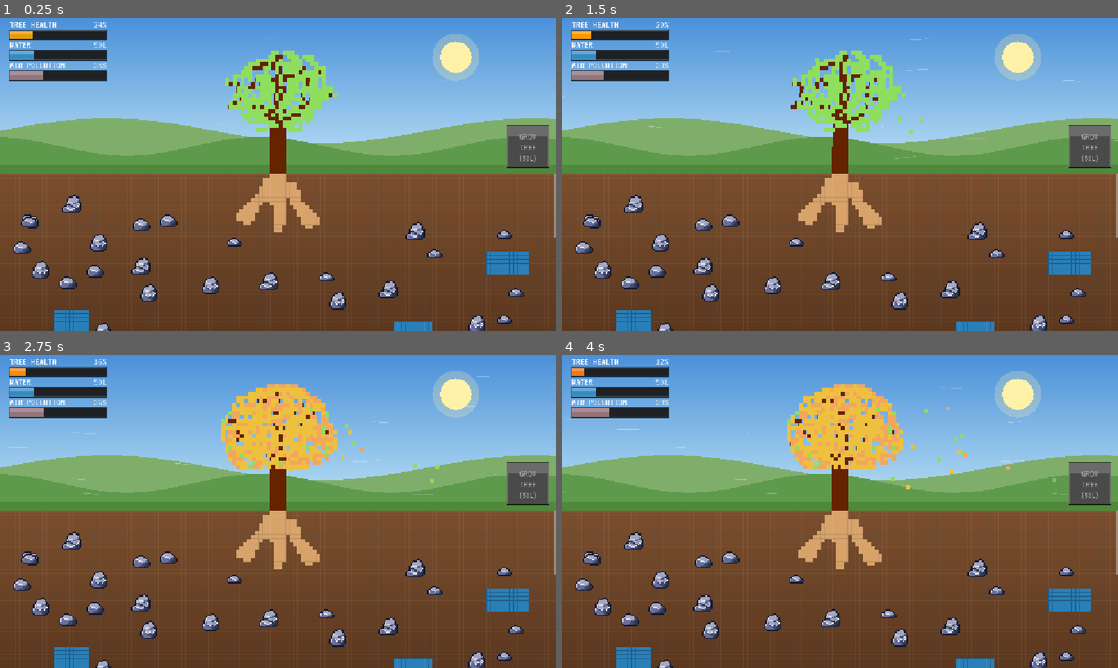
Above: before the commit, frames 1-4 (two rows, left to right).
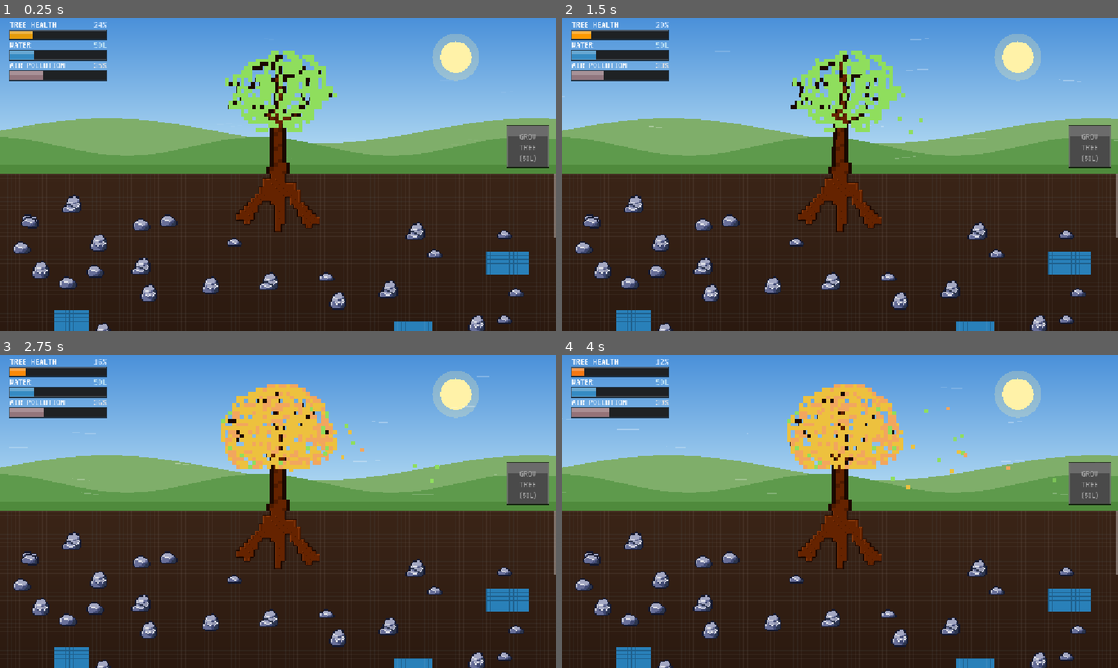
Above: after the commit, the same moments.

Repository: Jeeareen/ExtendoRoot
Game: Godot game, scene res://scenes/main.tscn
The game is run twice, just before and just after one commit, with the same random seed, the same clock (stepped at 60 frames per second) and the same inputs.
Inputs (mouse positions are in pixels of both pictures, inside the frame that each line leads up to):
- Up to frame 1 (0.25 s): no input
- Up to frame 2 (1.5 s): tap Enter at 0.5 s; move the mouse to (962, 158) at 0.52 s; tap R at 0.6 s; click (962, 158) at 0.67 s; drag from (728, 190) to (812, 237) at 1.27 s
- Up to frame 3 (2.75 s): move the mouse to (333, 442) at 2.02 s; tap R at 2.1 s; click (333, 442) at 2.17 s
- Up to frame 4 (4 s): drag from (812, 574) to (673, 464) at 2.77 s; move the mouse to (1006, 558) at 3.52 s; tap R at 3.6 s; click (1006, 558) at 3.67 s

The runs differ from the first frame. In frame 1, 47% of the frame differs, in the area x 0-100%, y 11-100%; in frame 2, 47%; in frame 3, 47%; in frame 4, 47%.

Commit message:
Organik piksel kokler, govde uyumu ve kesintisiz su akis efekti

Diff:
--- a/project.godot
+++ b/project.godot
@@ -17,9 +17,9 @@
 
 [display]
 
-window/mode="fullscreen"
 window/stretch/mode="canvas_items"
 window/stretch/aspect="expand"
+window/mode="fullscreen"
 
 [gui]
 
--- a/scripts/main.gd
+++ b/scripts/main.gd
@@ -15,16 +15,25 @@
 const HILL_FAR := Color("7fae6a")
 const HILL_NEAR := Color("5e9a4c")
 const GRASS := Color("4f8a3c")
-const SOIL_TOP := Color("7a4e2d")
-const SOIL_BOTTOM := Color("2c1508")
-const TRUNK := Color("6b4423")
+const SOIL_TOP := Color("3a2417")
+const SOIL_BOTTOM := Color("130904")
+const TRUNK := Color("652300")
 const LEAVES_DARK := Color("2f6b2a")
 const LEAVES := Color("3f8a36")
 const LEAVES_LIGHT := Color("58a84a")
 
 const WATER_COLOR := Color("2980b9")
 const WATER_EDGE := Color("1f5f8b")
-const ROOT_COLOR := Color("d8a36a")
+const ROOT_COLOR := Color("652300")
+
+# Retro Pixel-Art Bitmask Root Palette (Ağaç Gövdesi #652300 İle Birebir Uyumlu)
+const ROOT_BARK_DARK := Color("1b0800")
+const ROOT_BARK_SHADOW := Color("381300")
+const ROOT_WOOD_CORE := Color("652300")
+const ROOT_WOOD_GRAIN := Color("4e1a00")
+const ROOT_WOOD_LIGHT := Color("853609")
+const ROOT_TIP_COLOR := Color("aa4d18")
+const ROOT_WATER_FLOW := Color("54d6ff")
 
 const TILE_SIZE := 8.0
 const TOTAL_SOIL_ROWS := 100
@@ -120,6 +129,8 @@
 var _is_grow_btn_hovered: bool = false
 var _is_connected_to_water: bool = false
 var _active_water_intake_rate: float = 0.0
+var _water_pulse_time: float = 0.0
+var _water_flow_cells: Dictionary = {} # Vector2i -> int (distance from water contact)
 
 # Wind & Leaf oscillation configuration
 const WIND_SWAY_FREQ := 5.5
@@ -216,6 +227,12 @@
 
 	_is_connected_to_water = connected_now
 	_active_water_intake_rate = intake_this_frame
+	if _is_connected_to_water:
+		_water_pulse_time += delta
+		_update_water_flow_path()
+		needs_redraw = true
+	else:
+		_water_flow_cells.clear()
 
 	# Tree health decreases continuously over time (even when drawing water), and only increases via GROW TREE
 	var old_hp := _tree_health
@@ -1246,16 +1263,18 @@
 			var tile_rect := Rect2(Vector2(x, y), Vector2(TILE_SIZE, TILE_SIZE))
 
 			var is_root: bool = _initial_root_tiles.has(cell) or _root_tiles.has(cell)
-
-			# 1. Base tile rendering: Soil or Root
-			var base_tile_color := ROOT_COLOR if is_root else base_row_color
-			draw_rect(tile_rect, base_tile_color)
-
-			# 2. Bevel lines for soil/root
-			draw_line(Vector2(x, y), Vector2(x + TILE_SIZE, y), highlight_edge_color, 1.0)
-			draw_line(Vector2(x, y), Vector2(x, y + TILE_SIZE), highlight_edge_color, 1.0)
-			draw_line(Vector2(x, y + TILE_SIZE), Vector2(x + TILE_SIZE, y + TILE_SIZE), grid_edge_color, 1.0)
-			draw_line(Vector2(x + TILE_SIZE, y), Vector2(x + TILE_SIZE, y + TILE_SIZE), grid_edge_color, 1.0)
+			if is_root:
+				# Render retro pixel-art connective bitmask root tile
+				_draw_pixel_art_root(cell, Vector2(x, y), base_row_color)
+			else:
+				# 1. Base soil tile rendering
+				draw_rect(tile_rect, base_row_color)
+
+				# 2. Bevel lines for soil grid (only on soil, never cutting through roots)
+				draw_line(Vector2(x, y), Vector2(x + TILE_SIZE, y), highlight_edge_color, 1.0)
+				draw_line(Vector2(x, y), Vector2(x, y + TILE_SIZE), highlight_edge_color, 1.0)
+				draw_line(Vector2(x, y + TILE_SIZE), Vector2(x + TILE_SIZE, y + TILE_SIZE), grid_edge_color, 1.0)
+				draw_line(Vector2(x + TILE_SIZE, y), Vector2(x + TILE_SIZE, y + TILE_SIZE), grid_edge_color, 1.0)
 
 			# 3. Water overlay with top-to-bottom pixel fade/shrink
 			if _water_bank_lookup.has(cell):
@@ -1323,3 +1342,203 @@
 		var thumb_h := maxf(24.0, scroll_track_h * (visible_soil_height / (TOTAL_SOIL_ROWS * TILE_SIZE)))
 		var thumb_y := mid + (_soil_scroll_y / max_s) * (scroll_track_h - thumb_h)
 		draw_rect(Rect2(size.x - 5.0, thumb_y, 4.0, thumb_h), Color(1, 1, 1, 0.35))
+
+
+func _is_root_cell(c: Vector2i) -> bool:
+	if c.y < 0:
+		# Row 0 top connects seamlessly to the tree trunk base
+		var size := get_viewport_rect().size
+		var cols := int(ceil(size.x / TILE_SIZE))
+		var center_col := int(cols * 0.5)
+		return c.x >= center_col - 2 and c.x <= center_col + 1
+	return _initial_root_tiles.has(c) or _root_tiles.has(c)
+
+
+func _draw_pixel_art_root(cell: Vector2i, pos: Vector2, soil_col: Color) -> void:
+	var u: bool = _is_root_cell(cell + Vector2i(0, -1))
+	var d: bool = _is_root_cell(cell + Vector2i(0, 1))
+	var l: bool = _is_root_cell(cell + Vector2i(-1, 0))
+	var r: bool = _is_root_cell(cell + Vector2i(1, 0))
+
+	var ul: bool = _is_root_cell(cell + Vector2i(-1, -1))
+	var ur: bool = _is_root_cell(cell + Vector2i(1, -1))
+	var dl: bool = _is_root_cell(cell + Vector2i(-1, 1))
+	var dr: bool = _is_root_cell(cell + Vector2i(1, 1))
+
+	var px: float = pos.x
+	var py: float = pos.y
+
+	# 1. Base wood core fill (8x8)
+	draw_rect(Rect2(px, py, TILE_SIZE, TILE_SIZE), ROOT_WOOD_CORE)
+
+	# 2. Natural wood grain fiber & subtle light texture
+	if (u or d) and not (l and r):
+		# Vertical flow dominant: highlight on left, darker fiber on right
+		draw_rect(Rect2(px + 2.0, py, 1.0, 8.0), ROOT_WOOD_LIGHT)
+		draw_rect(Rect2(px + 5.0, py, 1.0, 8.0), ROOT_WOOD_GRAIN)
+	elif (l or r) and not (u and d):
+		# Horizontal flow dominant: highlight on top, darker fiber on bottom
+		draw_rect(Rect2(px, py + 2.0, 8.0, 1.0), ROOT_WOOD_LIGHT)
+		draw_rect(Rect2(px, py + 5.0, 8.0, 1.0), ROOT_WOOD_GRAIN)
+	else:
+		# Cross / center junction: gentle organic knot pattern
+		var knot_hash := posmod(cell.x * 37 + cell.y * 19, 7)
+		if knot_hash == 0 or knot_hash == 3:
+			draw_rect(Rect2(px + 3.0, py + 3.0, 2.0, 2.0), ROOT_WOOD_GRAIN)
+			draw_rect(Rect2(px + 2.0, py + 2.0, 1.0, 1.0), ROOT_WOOD_LIGHT)
+
+	# 3. Outer dark bark boundaries with directional light & shadow (Matching tree trunk)
+	# Top edge (light from top-left): 1px dark bark + 1px light highlight
+	if not u:
+		draw_rect(Rect2(px, py, 8.0, 1.0), ROOT_BARK_DARK)
+		draw_rect(Rect2(px, py + 1.0, 8.0, 1.0), ROOT_WOOD_LIGHT)
+	# Left edge (sunlit side): 1px dark bark + 1px light highlight
+	if not l:
+		draw_rect(Rect2(px, py, 1.0, 8.0), ROOT_BARK_DARK)
+		draw_rect(Rect2(px + 1.0, py, 1.0, 8.0), ROOT_WOOD_LIGHT)
+	# Bottom edge (shaded side): 1px dark bark + 1px shadow bevel
+	if not d:
+		draw_rect(Rect2(px, py + 7.0, 8.0, 1.0), ROOT_BARK_DARK)
+		draw_rect(Rect2(px, py + 6.0, 8.0, 1.0), ROOT_BARK_SHADOW)
+	# Right edge (shaded side): 1px dark bark + 1px shadow bevel
+	if not r:
+		draw_rect(Rect2(px + 7.0, py, 1.0, 8.0), ROOT_BARK_DARK)
+		draw_rect(Rect2(px + 6.0, py, 1.0, 8.0), ROOT_BARK_SHADOW)
+
+	# 4. Convex Outer Corners (Pixel Art Corner Rounding into soil)
+	if not u and not l:
+		draw_rect(Rect2(px, py, 1.0, 1.0), soil_col)
+		draw_rect(Rect2(px + 1.0, py, 1.0, 1.0), ROOT_BARK_DARK)
+		draw_rect(Rect2(px, py + 1.0, 1.0, 1.0), ROOT_BARK_DARK)
+		draw_rect(Rect2(px + 1.0, py + 1.0, 1.0, 1.0), ROOT_WOOD_LIGHT)
+	if not u and not r:
+		draw_rect(Rect2(px + 7.0, py, 1.0, 1.0), soil_col)
+		draw_rect(Rect2(px + 6.0, py, 1.0, 1.0), ROOT_BARK_DARK)
+		draw_rect(Rect2(px + 7.0, py + 1.0, 1.0, 1.0), ROOT_BARK_DARK)
+		draw_rect(Rect2(px + 6.0, py + 1.0, 1.0, 1.0), ROOT_BARK_SHADOW)
+	if not d and not l:
+		draw_rect(Rect2(px, py + 7.0, 1.0, 1.0), soil_col)
+		draw_rect(Rect2(px + 1.0, py + 7.0, 1.0, 1.0), ROOT_BARK_DARK)
+		draw_rect(Rect2(px, py + 6.0, 1.0, 1.0), ROOT_BARK_DARK)
+		draw_rect(Rect2(px + 1.0, py + 6.0, 1.0, 1.0), ROOT_WOOD_LIGHT)
+	if not d and not r:
+		draw_rect(Rect2(px + 7.0, py + 7.0, 1.0, 1.0), soil_col)
+		draw_rect(Rect2(px + 6.0, py + 7.0, 1.0, 1.0), ROOT_BARK_DARK)
+		draw_rect(Rect2(px + 7.0, py + 6.0, 1.0, 1.0), ROOT_BARK_DARK)
+		draw_rect(Rect2(px + 6.0, py + 6.0, 1.0, 1.0), ROOT_BARK_SHADOW)
+
+	# 5. Concave Inner Corners (Elbow Branch Notches)
+	if u and l and not ul:
+		draw_rect(Rect2(px, py, 1.0, 1.0), ROOT_BARK_DARK)
+		draw_rect(Rect2(px + 1.0, py + 1.0, 1.0, 1.0), ROOT_BARK_SHADOW)
+	if u and r and not ur:
+		draw_rect(Rect2(px + 7.0, py, 1.0, 1.0), ROOT_BARK_DARK)
+		draw_rect(Rect2(px + 6.0, py + 1.0, 1.0, 1.0), ROOT_BARK_SHADOW)
+	if d and l and not dl:
+		draw_rect(Rect2(px, py + 7.0, 1.0, 1.0), ROOT_BARK_DARK)
+		draw_rect(Rect2(px + 1.0, py + 6.0, 1.0, 1.0), ROOT_BARK_SHADOW)
+	if d and r and not dr:
+		draw_rect(Rect2(px + 7.0, py + 7.0, 1.0, 1.0), ROOT_BARK_DARK)
+		draw_rect(Rect2(px + 6.0, py + 6.0, 1.0, 1.0), ROOT_BARK_SHADOW)
+
+	# 6. Terminal Tip / Active Growth Point
+	var neighbor_count: int = (1 if u else 0) + (1 if d else 0) + (1 if l else 0) + (1 if r else 0)
+	var depth: int = _root_tiles.get(cell, 0)
+	if neighbor_count <= 1 and depth > 0:
+		draw_rect(Rect2(px + 3.0, py + 3.0, 2.0, 2.0), ROOT_TIP_COLOR)
+
+	# 7. Animated Water Absorption Stream (Aşağıdan yukarıya, sudan ağaç tabanına KESİNTİSİZ akış)
+	if _is_connected_to_water and _water_flow_cells.has(cell):
+		var dist: int = _water_flow_cells[cell]
+		# 1. Kök boyunca kesintisiz akan canlı su damarı (Asla kesilmez)
+		draw_rect(Rect2(px + 2.0, py + 2.0, 4.0, 4.0), Color("29b6f6"))
+		# 2. Suyun temas noktasından ağaç tabanına doğru sürekli hızla tırmanan parlak su akıntı dalgaları
+		var ripple: float = fmod(_water_pulse_time * 9.0 - float(dist) * 0.9, 3.0)
+		if ripple >= 0.0 and ripple < 1.4:
+			draw_rect(Rect2(px + 2.5, py + 2.5, 3.0, 3.0), Color.WHITE)
+		else:
+			draw_rect(Rect2(px + 3.0, py + 3.0, 2.0, 2.0), Color("80d8ff"))
+
+
+func _update_water_flow_path() -> void:
+	_water_flow_cells.clear()
+	if not _is_connected_to_water:
+		return
+
+	# 1. Aktif (henüz tükenmemiş) suya doğrudan dokunan temas kök hücrelerini topla
+	var contact_cells: Array[Vector2i] = []
+	for bank in _water_banks:
+		var rect: Rect2i = bank["rect"]
+		var drained: int = bank["drained_layers"]
+		var water_min_y := rect.position.y + drained
+		var water_max_y := rect.position.y + rect.size.y - 1
+		var water_min_x := rect.position.x
+		var water_max_x := rect.position.x + rect.size.x - 1
+		if water_min_y > water_max_y:
+			continue
+
+		for y in range(water_min_y - 1, water_max_y + 2):
+			for x in range(water_min_x - 1, water_max_x + 2):
+				if x >= water_min_x and x <= water_max_x and y >= water_min_y and y <= water_max_y:
+					continue
+				var c := Vector2i(x, y)
+				if _initial_root_tiles.has(c) or _root_tiles.has(c):
+					if not contact_cells.has(c):
+						contact_cells.append(c)
+
+	if contact_cells.is_empty():
+		return
+
+	# 2. Ağaç tabanından (satır 0) tüm bağlı köklere kesintisiz BFS yol haritası kur
+	var size := get_viewport_rect().size
+	var cols := int(ceil(size.x / TILE_SIZE))
+	var center_col := int(cols * 0.5)
+
+	var queue: Array[Vector2i] = []
+	var parent_map: Dictionary = {}
+	var dist_to_trunk: Dictionary = {}
+
+	for cx in range(center_col - 2, center_col + 2):
+		var root_base := Vector2i(cx, 0)
+		if _initial_root_tiles.has(root_base) or _root_tiles.has(root_base):
+			queue.append(root_base)
+			dist_to_trunk[root_base] = 0
+			parent_map[root_base] = root_base
+
+	var head := 0
+	while head < queue.size():
+		var curr: Vector2i = queue[head]
+		head += 1
+		var cur_d: int = dist_to_trunk[curr]
+
+		var neighbors := [
+			curr + Vector2i(0, 1),
+			curr + Vector2i(0, -1),
+			curr + Vector2i(1, 0),
+			curr + Vector2i(-1, 0),
+			curr + Vector2i(1, 1),
+			curr + Vector2i(-1, 1),
+			curr + Vector2i(1, -1),
+			curr + Vector2i(-1, -1)
+		]
+		for n in neighbors:
+			if not (_initial_root_tiles.has(n) or _root_tiles.has(n)):
+				continue
+			if not dist_to_trunk.has(n):
+				dist_to_trunk[n] = cur_d + 1
+				parent_map[n] = curr
+				queue.append(n)
+
+	# 3. Her aktif su temas noktasından satır 0'a kadar kesintisiz akış zincirini oluştur
+	for contact in contact_cells:
+		if not parent_map.has(contact):
+			continue
+		var curr := contact
+		var step_count := 0
+		while true:
+			if not _water_flow_cells.has(curr) or _water_flow_cells[curr] > step_count:
+				_water_flow_cells[curr] = step_count
+			if curr.y <= 0 or parent_map[curr] == curr:
+				break
+			curr = parent_map[curr]
+			step_count += 1
Binary file changed: assets/tree.png
